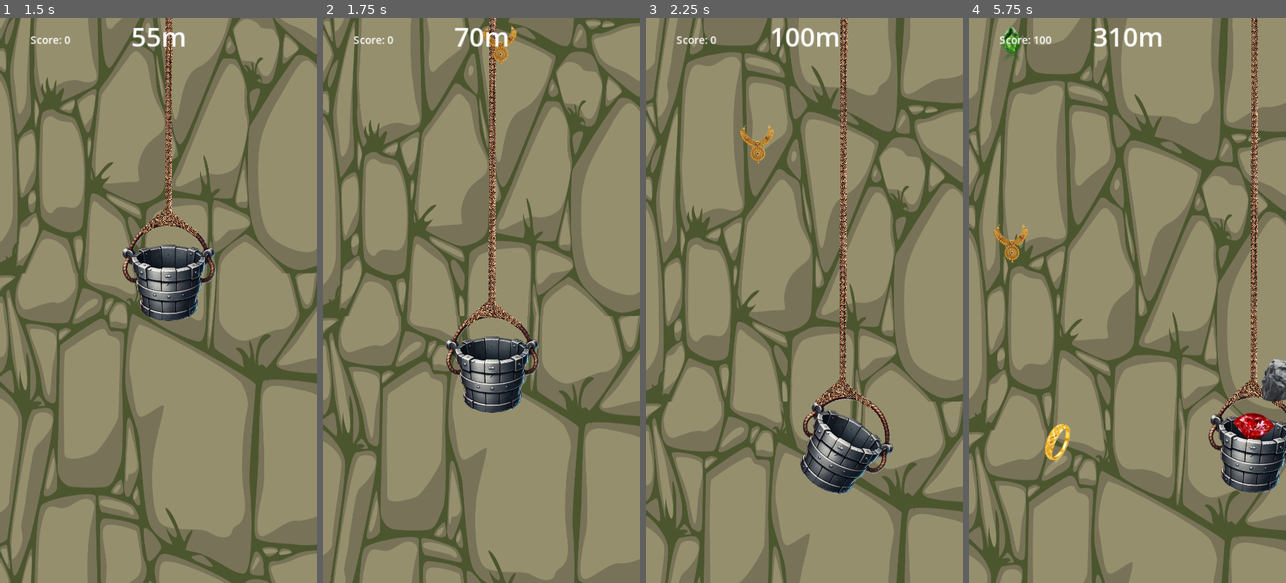
Above: before the commit, frames 1-4 (left to right).
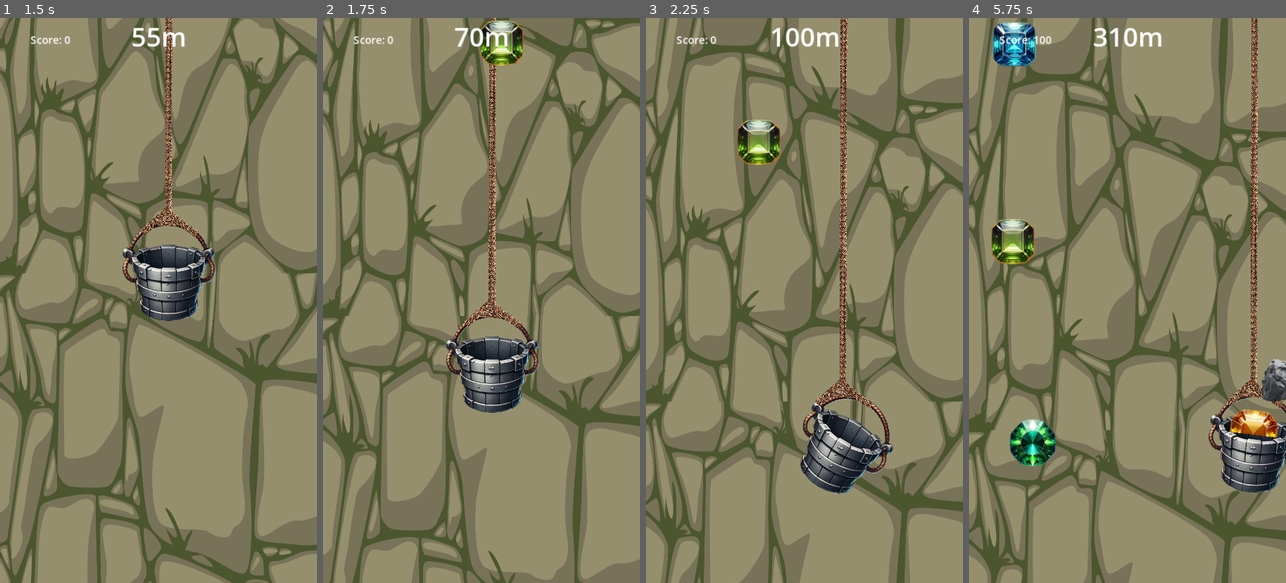
Above: after the commit, the same moments.

Repository: RehmahMuneeb/WWC
Game: Godot game, scene res://scenes/main.tscn
Two runs of this game, one before a commit and one after it. Both use one fixed random seed, a clock stepped at 60 frames per second and the inputs below.
Inputs (mouse positions are in pixels of both pictures, inside the frame that each line leads up to):
- Up to frame 1 (1.5 s): click "Play" at 0.5 s; move the mouse to (228, 272) at 1.27 s; click (228, 272) at 1.42 s
- Up to frame 2 (1.75 s): no input
- Up to frame 3 (2.25 s): drag from (741, 328) to (817, 470) at 2.02 s
- Up to frame 4 (5.75 s): move the mouse to (1159, 176) at 2.77 s; click (1159, 176) at 2.92 s; drag from (1111, 413) to (1032, 215) at 3.52 s; move the mouse to (1222, 385) at 4.27 s; click (1222, 385) at 4.42 s; drag from (1032, 215) to (1079, 159) at 5.02 s

Frame 1 is identical in both runs. In frame 2, 0.9% of the frame differs, in the area x 49-64%, y 0-9%; in frame 3, 0.9%; in frame 4, 3.7%, in the area x 7-98%, y 0-80%.

Commit message:
jewels update

Diff:
--- a/Jewels/Jewel.tscn
+++ b/Jewels/Jewel.tscn
@@ -1,18 +1,19 @@
-[gd_scene load_steps=15 format=3 uid="uid://dl7qefe032h4l"]
+[gd_scene load_steps=16 format=3 uid="uid://dl7qefe032h4l"]
 
 [ext_resource type="Script" path="res://Jewels/jewel.gd" id="1_hu4h5"]
+[ext_resource type="Texture2D" uid="uid://xfqgf35w4smr" path="res://scenes/gem (1).png" id="2_qoier"]
 [ext_resource type="Texture2D" uid="uid://dr2rgs4m4gepn" path="res://Jewels/Jewel1.png" id="2_v1gio"]
-[ext_resource type="Texture2D" uid="uid://bmw388l0ag22h" path="res://Jewels/Jewel2.png" id="3_yl7ys"]
-[ext_resource type="Texture2D" uid="uid://b654vxxerdgk7" path="res://Jewels/Jewel3.png" id="4_3oo4a"]
-[ext_resource type="Texture2D" uid="uid://dpbnsrr22wneo" path="res://Jewels/Jewel4.png" id="5_66ukb"]
-[ext_resource type="Texture2D" uid="uid://ccyxk8qnlnxe" path="res://Jewels/Jewel5.png" id="6_eicqb"]
-[ext_resource type="Texture2D" uid="uid://u6rts0celf3b" path="res://Jewels/Jewel6.png" id="7_3ppwq"]
-[ext_resource type="Texture2D" uid="uid://d0a3lar6hniri" path="res://Jewels/Jewel7.png" id="8_qnxnb"]
-[ext_resource type="Texture2D" uid="uid://qf0h3sqrpler" path="res://Jewels/Jewel8.png" id="9_a47ek"]
-[ext_resource type="Texture2D" uid="uid://dul2u0qhnpdd1" path="res://Jewels/Jewel9.png" id="10_f5oj4"]
-[ext_resource type="Texture2D" uid="uid://dnsp8cp6bmdcy" path="res://Jewels/Jewel10.png" id="11_5k6sy"]
-[ext_resource type="Texture2D" uid="uid://cmctvil6mcxac" path="res://Jewels/Jewel12.png" id="12_5wshh"]
-[ext_resource type="Texture2D" uid="uid://cl2ok35s2xm7b" path="res://Jewels/Jewel13.png" id="13_c24jg"]
+[ext_resource type="Texture2D" uid="uid://c2knblevfw4o7" path="res://scenes/gem (2).png" id="3_52lnq"]
+[ext_resource type="Texture2D" uid="uid://b4ogrlydp5mp" path="res://scenes/gem (3).png" id="4_adlde"]
+[ext_resource type="Texture2D" uid="uid://dsskcjne74c7y" path="res://scenes/gem (4).png" id="5_27ic6"]
+[ext_resource type="Texture2D" uid="uid://tmf3vkktdv0y" path="res://scenes/gem (5).png" id="6_8qg24"]
+[ext_resource type="Texture2D" uid="uid://dma1gu47rloyt" path="res://scenes/gem (7).png" id="7_nwhdr"]
+[ext_resource type="Texture2D" uid="uid://uolp4xfghw5o" path="res://scenes/gem (8).png" id="8_1rgg3"]
+[ext_resource type="Texture2D" uid="uid://cuc284q0iyy3" path="res://scenes/gem (9).png" id="9_wqxf1"]
+[ext_resource type="Texture2D" uid="uid://b6my8bebms3d7" path="res://scenes/gem (10).png" id="10_vd6w5"]
+[ext_resource type="Texture2D" uid="uid://bxtedctwjxojb" path="res://scenes/gem (11).png" id="11_c38dh"]
+[ext_resource type="Texture2D" uid="uid://cbjv1p37myelk" path="res://scenes/gem (12).png" id="12_y8va4"]
+[ext_resource type="Texture2D" uid="uid://cfv2n3fifc5j1" path="res://scenes/gem (6).png" id="14_hixi6"]
 
 [sub_resource type="RectangleShape2D" id="RectangleShape2D_ufugi"]
 size = Vector2(59, 63)
@@ -24,7 +25,7 @@
 script = ExtResource("1_hu4h5")
 fall_speed = 300.0
 horizontal_speed = 200.0
-jewel_textures = Array[Texture2D]([ExtResource("2_v1gio"), ExtResource("3_yl7ys"), ExtResource("4_3oo4a"), ExtResource("5_66ukb"), ExtResource("6_eicqb"), ExtResource("7_3ppwq"), ExtResource("8_qnxnb"), ExtResource("9_a47ek"), ExtResource("10_f5oj4"), ExtResource("11_5k6sy"), ExtResource("12_5wshh"), ExtResource("13_c24jg")])
+jewel_textures = Array[Texture2D]([ExtResource("2_qoier"), ExtResource("3_52lnq"), ExtResource("4_adlde"), ExtResource("5_27ic6"), ExtResource("6_8qg24"), ExtResource("7_nwhdr"), ExtResource("8_1rgg3"), ExtResource("9_wqxf1"), ExtResource("10_vd6w5"), ExtResource("11_c38dh"), ExtResource("12_y8va4"), ExtResource("14_hixi6")])
 
 [node name="Sprite2D" type="Sprite2D" parent="."]
 texture = ExtResource("2_v1gio")
--- a/scenes/jewel_shader.gdshader
+++ b/scenes/jewel_shader.gdshader
@@ -2,7 +2,7 @@
 
 void fragment() {
     // Clip the bottom 30% of the texture
-    if (UV.y > 0.7) {  // 0.7 means 70% from the top (30% from the bottom)
+    if (UV.y > 0.5) {  // 0.7 means 70% from the top (30% from the bottom)
         discard;  // Discard fragments in the bottom 30%
     }
 
--- a/scripts/bucket.gd
+++ b/scripts/bucket.gd
@@ -70,7 +70,7 @@
 		jewel_container.add_child(new_jewel_sprite)
 
 		# Position the jewel a little lower (adjust the offset as needed)
-		var offset = 10  # Adjust this value to move the jewels lower
+		var offset = 22  # Adjust this value to move the jewels lower
 		new_jewel_sprite.position = Vector2(0, -jewel_texture.get_height() * 0.3 + offset)
 
 		# Remove the original jewel node from the scene
Binary file added: scenes/gem (1).png
Binary file added: scenes/gem (10).png
Binary file added: scenes/gem (11).png
Binary file added: scenes/gem (12).png
Binary file added: scenes/gem (2).png
Binary file added: scenes/gem (3).png
Binary file added: scenes/gem (4).png
Binary file added: scenes/gem (5).png
Binary file added: scenes/gem (6).png
Binary file added: scenes/gem (7).png
Binary file added: scenes/gem (8).png
Binary file added: scenes/gem (9).png
